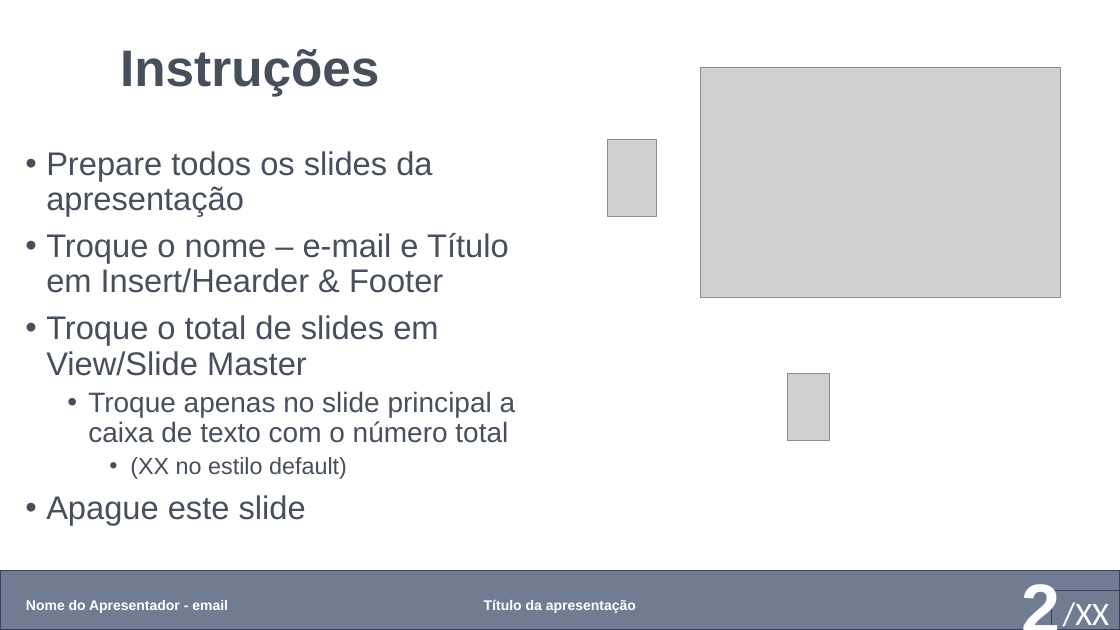
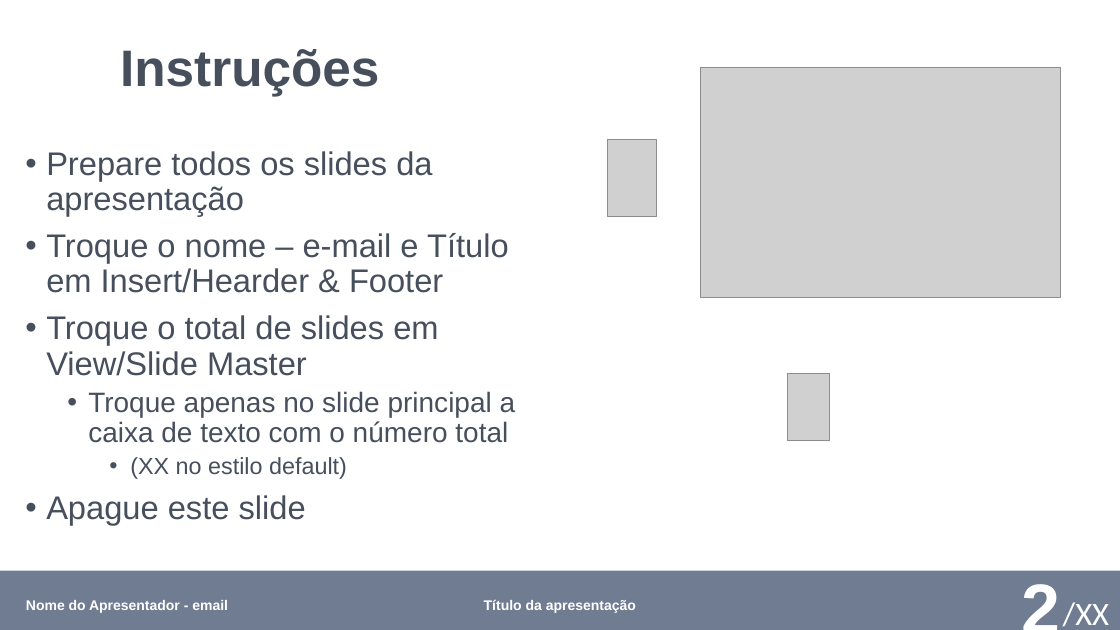
Before and after one commit to xexeo/DicasSlidesAcademicos, a slide deck: slide 2 of Slides/sugestaoslideline.pptx. Drawn at 1120x630 pixels with LibreOffice and Linux fonts; fonts in the diff are those of the drawing; grey boxes stand for pictures; background and template pictures are left out. Boxes give left, top, right and bottom in pixels: in the first picture for what was removed or moved away, otherwise in the second. Text is boxed around its words. In the diff, an @@ line names an element or a change of style, - is before the commit and + after.

```diff
--- a/Slides/sugestaoslideline.pptx
+++ b/Slides/sugestaoslideline.pptx
@@ rectangle at bbox=[0, 571, 1120, 630]: outline #38415C 1 pt to none @@
@@ text "/XX": place and size @@
-text "/XX" at bbox=[1052, 591, 1120, 630]
+text "/XX" at bbox=[1063, 602, 1109, 627]
@@ text "/XX" at bbox=[1063, 602, 1109, 627]: outline #38415C 1 pt to none @@
```
Also in this commit, not shown: 4 other slides changed, 2 other files.
